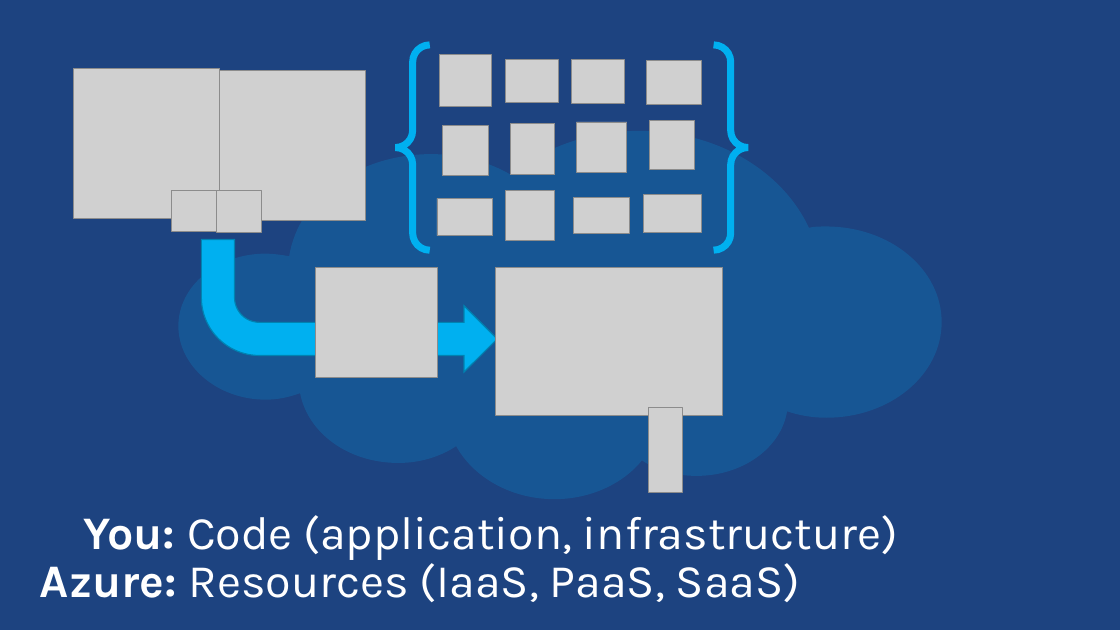
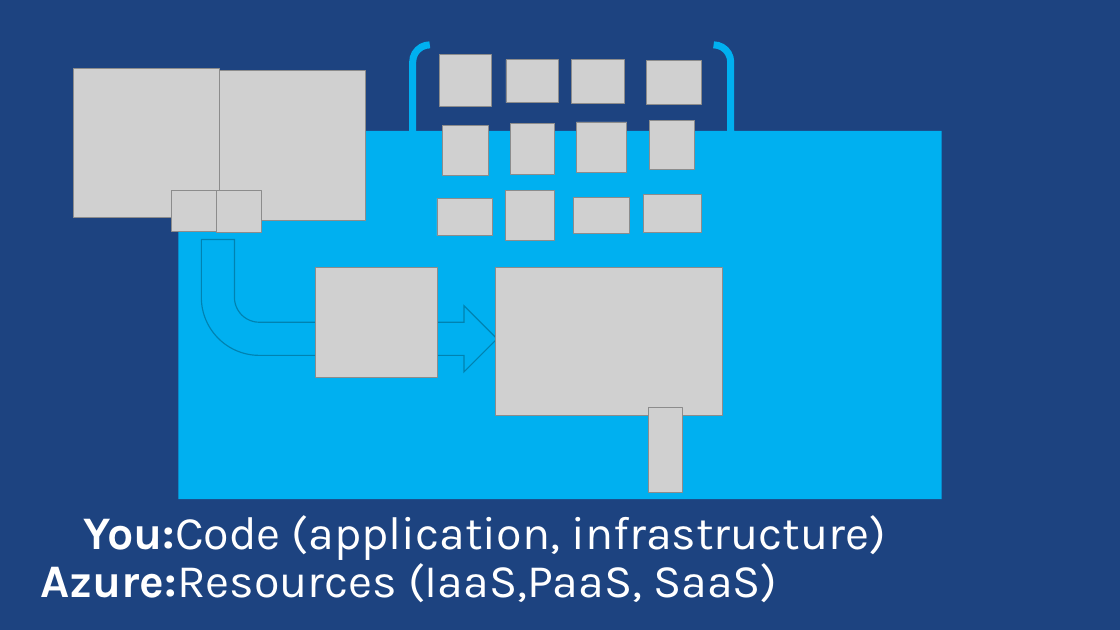
Before and after one commit to ThessalonikiNet-MeetUp/globalazurebootcamp2015, a slide deck: slide 5 of Nikos Tzelvenzis - Azure IaaS/Presentation/IaaS.pptx. Drawn at 1120x630 pixels with LibreOffice and Linux fonts; fonts in the diff are those of the drawing; grey boxes stand for pictures; background and template pictures are left out. Boxes give left, top, right and bottom in pixels: in the first picture for what was removed or moved away, otherwise in the second. Text is boxed around its words. In the diff, an @@ line names an element or a change of style, - is before the commit and + after.

```diff
--- a/Nikos Tzelvenzis - Azure IaaS/Presentation/IaaS.pptx
+++ b/Nikos Tzelvenzis - Azure IaaS/Presentation/IaaS.pptx
@@ brace pair at (396,45,748,250): outline #00B0F0 6 pt to #00B0F0 6.01 pt; proportions changed @@
@@ freeform shape removed at (178,131,942,499) @@
@@ rectangle added at (178,131,942,499), fill #00B0F0 @@
@@ bent arrow at (202,239,497,372): outline #0082B2 1 pt to #0082B1 0.99 pt; proportions changed @@
@@ text at (84,515,886,560): spaces changed @@
-You: Code (application, infrastructure)
+You:Code (application, infrastructure)
@@ text at (40,555,777,602): spaces changed @@
-Azure: Resources (IaaS, PaaS, SaaS)
+Azure:Resources (IaaS,PaaS, SaaS)
```
Also in this commit, not shown: 19 other slides changed, 2 slides added, 25 slides removed, 10 other files.
